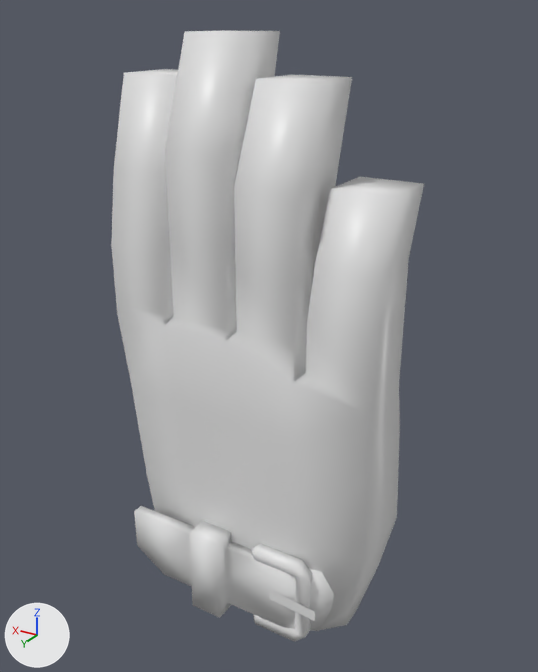
What one commit did to the FBX model Assets/_VanHelsingVR/Art/FBX/Player/RightHand.fbx.
Camera for both pictures: a 50 mm camera at (-0.905, 1.547, 1.533) aimed at (0.054, -0.05, 0.734). The lights are fixed; the arrows at lower left show +X, +Y and +Z. The older version comes first. Where no turn or scale is listed for an object, it has been applied to the vertices.

In view in the first picture: 'Correa', 'Hand', 'Metal.001' and 1 more.
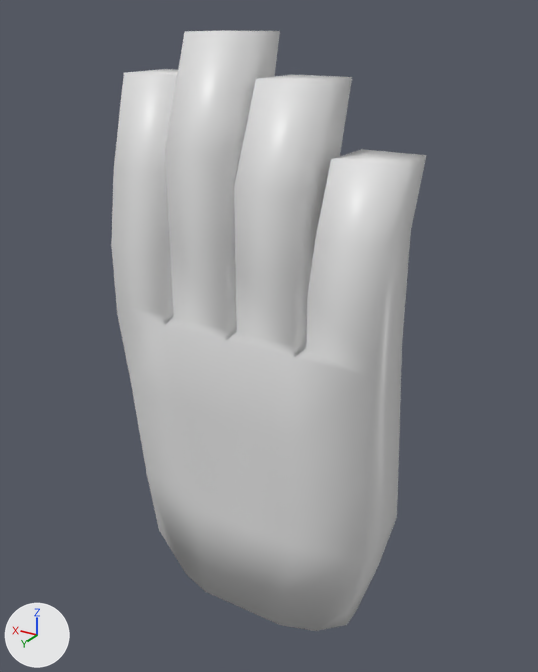
Where the newer file only moved an object's origin or applied its transform, the numbers keep the older frame.

What differs and where, as boxes (x1, y1, x2, y2) in the pictures (538 x 672 px; the box of a moved part takes in the faces that stretch with it):
'Hand', reshaped: before (111, 30, 424, 631); after (111, 30, 426, 631)
'Correa', moved (not visible afterwards): before (134, 506, 334, 629)
'Metal.001', deleted: before (251, 544, 312, 642)
part 1 of me_cube_017, moved or reshaped: before (226, 177, 424, 441); after (226, 149, 426, 441)
part 2 of me_cube_017, moved or reshaped: before (293, 310, 405, 474); after (293, 284, 407, 474)

What the commit changed:
me_cube_017 has 132 vertices, 141 faces and spans x -34.0..59.0, y 0.0..150.0, z -19.0..28.0.
me_cube_017 is used by ob_hand; location (0.0, 0.0, 0.0); rotation (1.571, 0.0, 0.0), in degrees (90, 0, 0); scale (0.01, 0.01, 0.01).
me_cube_017 part 1: 16 of the vertices in x -34.0..-16.0, y 75.0..119.0, z -19.0..6.0 are moved by (0.0, 6.0, 0.0).
me_cube_017 part 2: all 4 vertices in x -34.0, y 72.0..75.0, z -19.0..0.0 are moved by (0.0, 9.0, 0.0).
Object 'Metal.001' (ob_metal_001) is deleted.
In object 'Correa' (ob_correa), parent is now set to ob_hand.
